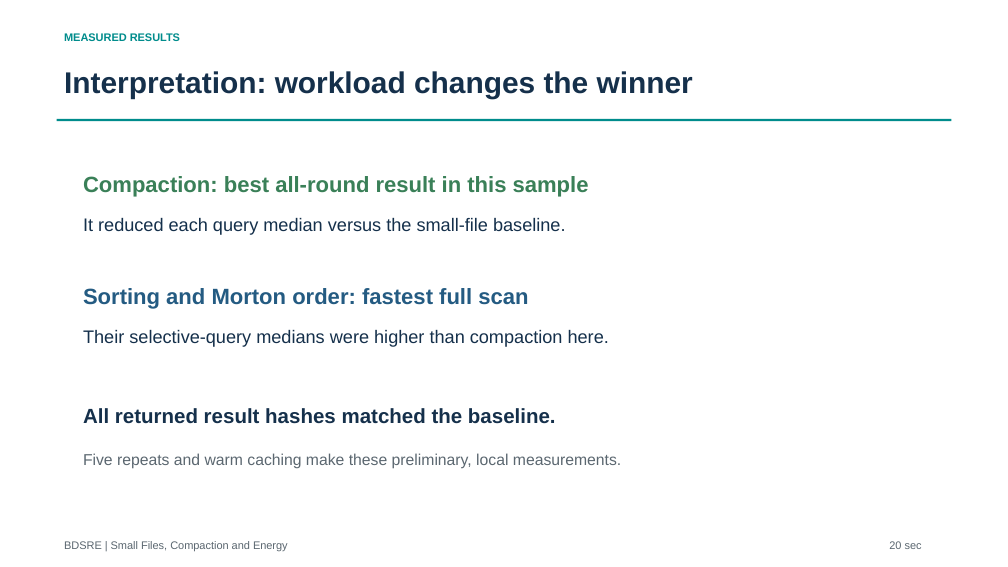
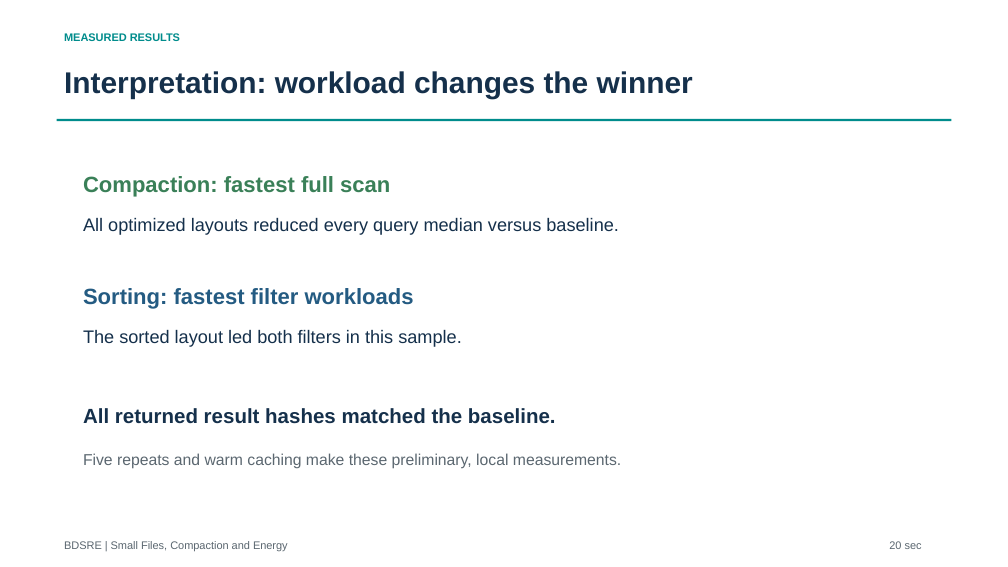
Before and after one commit to Akash-338/BDSRE-Mini-Project, a slide deck: slide 6 of presentations/three-minute-demo-narrated.pptx. Drawn at 1008x567 pixels with LibreOffice and Linux fonts; fonts in the diff are those of the drawing; background and template pictures are left out. Boxes give left, top, right and bottom in pixels: in the first picture for what was removed or moved away, otherwise in the second. Text is boxed around its words. In the diff, an @@ line names an element or a change of style, - is before the commit and + after.

Commit message:
Update demo presentation with latest experiment results

```diff
--- a/presentations/three-minute-demo-narrated.pptx
+++ b/presentations/three-minute-demo-narrated.pptx
@@ text at [83, 176, 390, 197]: text changed @@
-Compaction: best all-round result in this sample
+Compaction: fastest full scan
@@ text at [83, 218, 619, 235]: text changed @@
-It reduced each query median versus the small-file baseline.
+All optimized layouts reduced every query median versus baseline.
@@ text at [83, 288, 414, 309]: text changed @@
-Sorting and Morton order: fastest full scan
+Sorting: fastest filter workloads
@@ text at [83, 330, 461, 347]: text changed @@
-Their selective-query medians were higher than compaction here.
+The sorted layout led both filters in this sample.
```
Also in this commit, not shown: 5 other slides changed.
